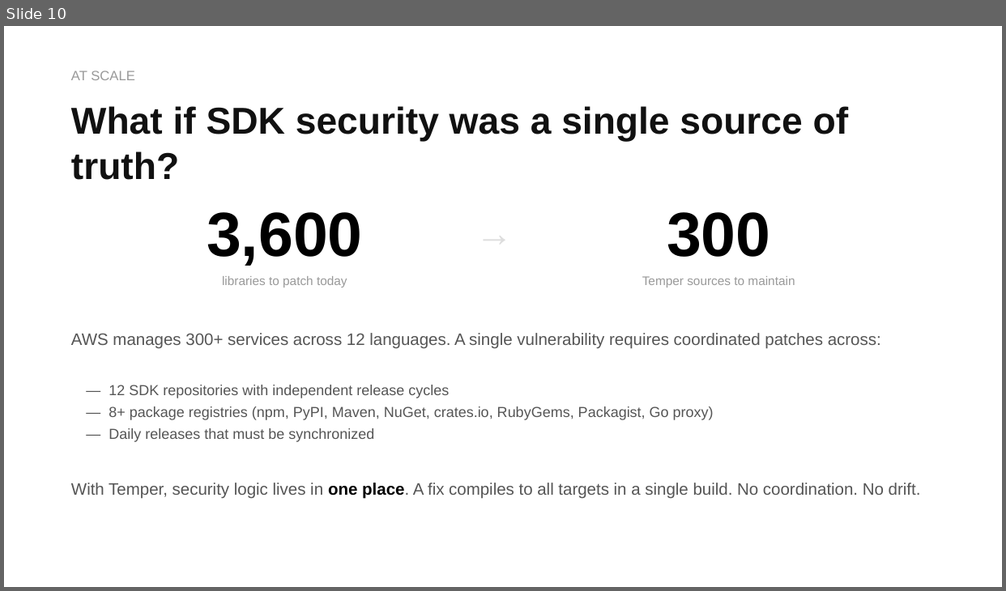
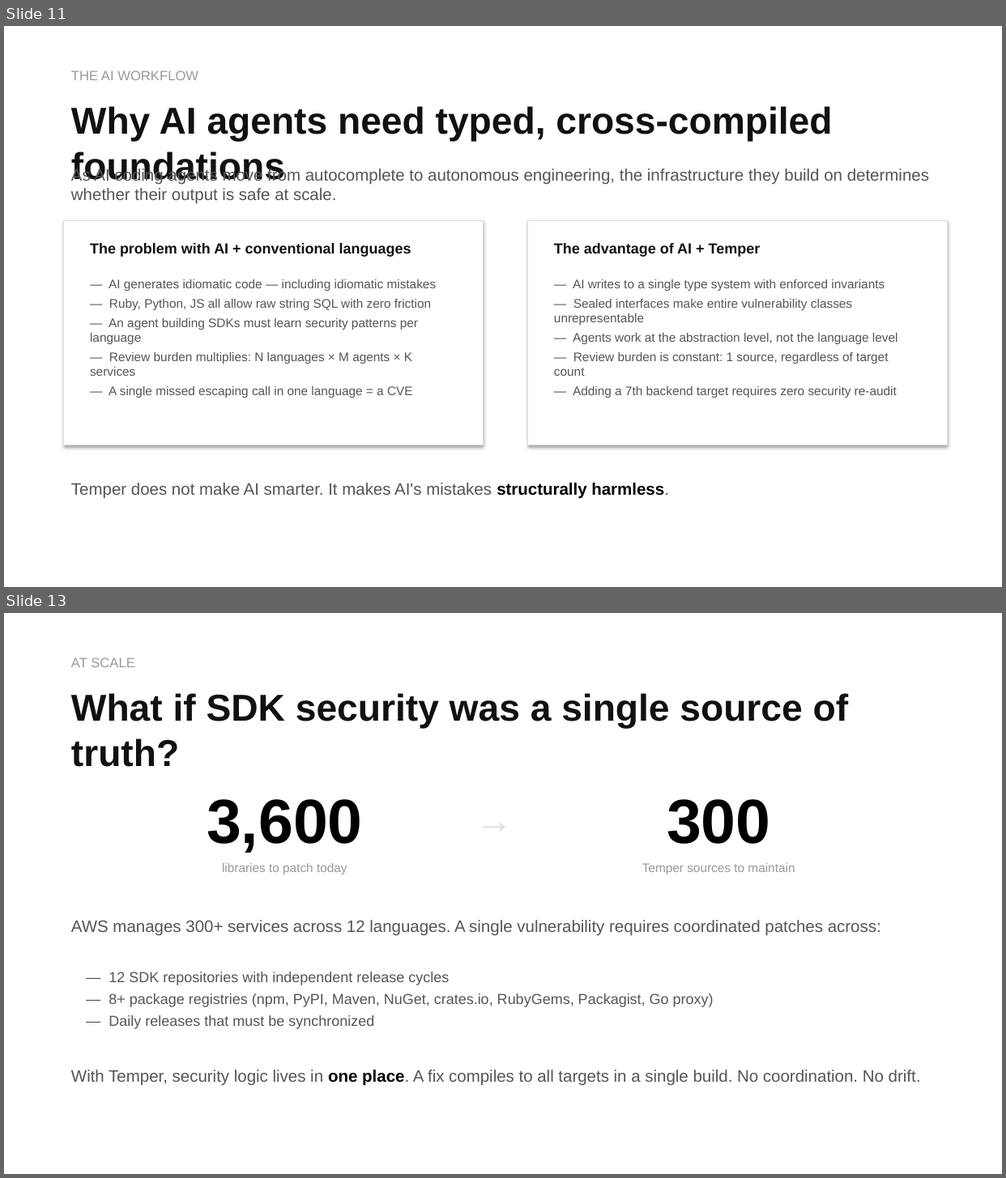
Before and after one commit to notactuallytreyanastasio/generic_orm, a slide deck: deck.pptx. Shown one above the other, each under a label of ours: slide 10 before the commit, slides 11 and 13 after it; the slides between them are not shown. The pictures are 1006x591 and 1006x1178 pixels, drawn with LibreOffice and Linux fonts; fonts in the diff are those of the drawing. Boxes give left, top, right and bottom in pixels: in the first picture for what was removed or moved away, otherwise in the second. Text is boxed around its words. In the diff, an @@ line names an element or a change of style, - is before the commit and + after.

```diff
--- a/deck.pptx
+++ b/deck.pptx
@@ slide 11 added at [4, 26, 1002, 587], background #FFFFFF @@
@@ text added at [71, 71, 198, 80], 13 pt, text #999999 @@
+THE AI WORKFLOW
@@ text added at [71, 106, 832, 185], 36 pt, text #111111, bold @@
+Why AI agents need typed, cross-compiled foundations
@@ text added at [71, 168, 929, 204], 16 pt, text #555555 @@
+As AI coding agents move from autocomplete to autonomous engineering, the infrastructure they build on determines whether their output is safe at scale.
@@ rectangle added at [64, 220, 484, 446], fill #FFFFFF, outline #DDDDDD 0.75 pt @@
@@ text added at [90, 243, 411, 257], 14 pt, text #111111, bold @@
+The problem with AI + conventional languages
@@ rectangle added at [528, 220, 948, 446], fill #FFFFFF, outline #DDDDDD 0.75 pt @@
@@ text added at [554, 243, 761, 257], 14 pt, text #111111, bold @@
+The advantage of AI + Temper
@@ text added at [90, 280, 437, 398], 12 pt, text #555555 @@
+— AI generates idiomatic code — including idiomatic mistakes
+— Ruby, Python, JS all allow raw string SQL with zero friction
+— An agent building SDKs must learn security patterns per language
+— Review burden multiplies: N languages × M agents × K services
+— A single missed escaping call in one language = a CVE
@@ text added at [554, 280, 898, 398], 12 pt, text #555555 @@
+— AI writes to a single type system with enforced invariants
+— Sealed interfaces make entire vulnerability classes unrepresentable
+— Agents work at the abstraction level, not the language level
+— Review burden is constant: 1 source, regardless of target count
+— Adding a 7th backend target requires zero security re-audit
@@ text added at [71, 483, 669, 499], 16 pt, text #555555 @@
+Temper does not make AI smarter. It makes AI's mistakes structurally harmless.
@@ what was slide 10 is now slide 13 @@
```
Also in this commit, not shown: 2 other slides added, 2 other files.
